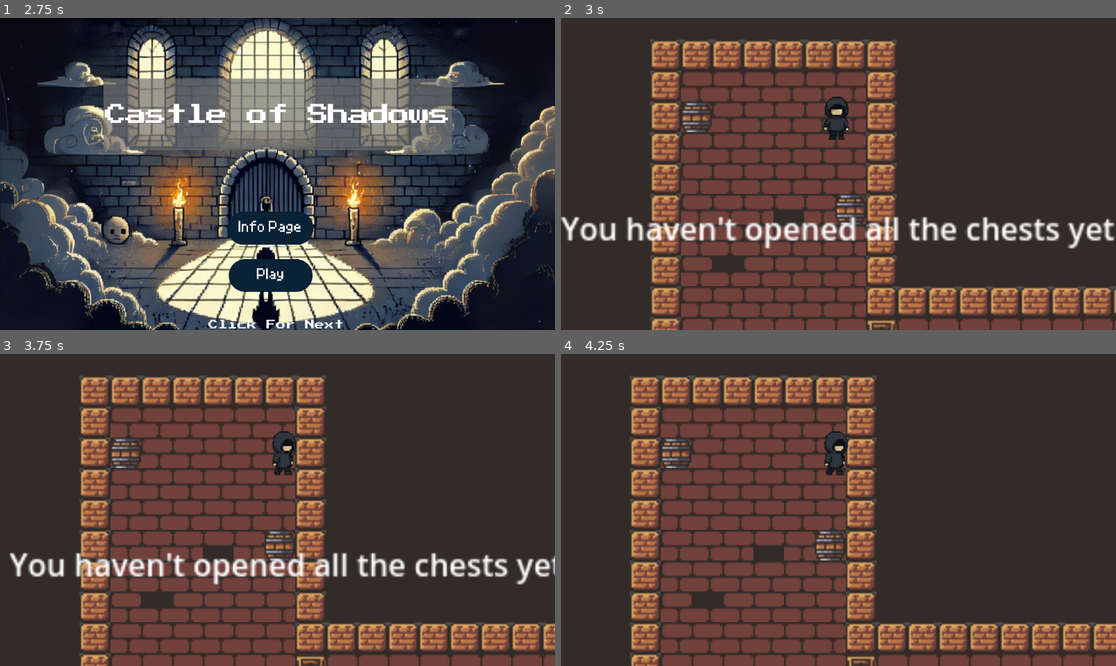
Above: before the commit, frames 1-4 (two rows, left to right).
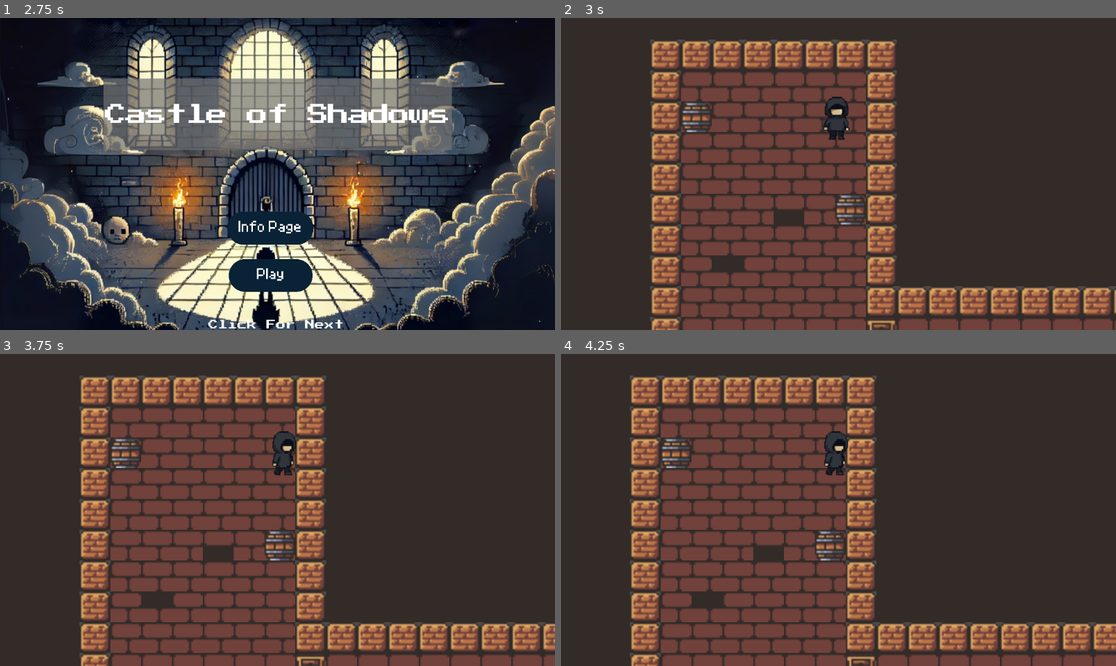
Above: after the commit, the same moments.

Repository: dreamtraveller1314/Castle-of-Shadows
Game: Godot game, scene res://front/front.tscn
Same seed, same stepped clock (60 frames per second), same inputs: the game is played once before the commit and once after it.
Inputs (mouse positions are in pixels of both pictures, inside the frame that each line leads up to):
- Up to frame 1 (2.75 s): click (283, 174) at 0.5 s; tap Enter at 1.25 s; hold Right (ui_right) 1.28-2.03 s; tap Space at 2 s; hold Down (ui_down) from 2.03 s (still down)
- Up to frame 2 (3 s): release Down (ui_down) at 2.75 s; click (832, 276) at 2.75 s
- Up to frame 3 (3.75 s): tap Enter at 3.5 s; hold Right (ui_right) from 3.53 s (still down)
- Up to frame 4 (4.25 s): keep holding Right (ui_right)

Frame 1 is identical in both runs. In frame 2, 4.0% of the frame differs, in the area x 0-100%, y 63-74%; in frame 3, 3.9%; in frame 4, nothing differs.

Commit message:
door fix

Diff:
--- a/level 1/door.gd
+++ b/level 1/door.gd
@@ -1,7 +1,10 @@
 extends Area2D
 var door = false
+var ready_to_check = false
 # Called when the node enters the scene tree for the first time.
 func _ready() -> void:
+	await get_tree().create_timer(0.5).timeout
+	ready_to_check = true
 	pass # Replace with function body.
 
 
@@ -11,9 +14,11 @@
 
 
 func _on_body_entered(body: Node2D) -> void:
-	if door == true:
+	if not ready_to_check:
+		return
+	elif door == true:
 		get_tree().change_scene_to_file("res://info_page/info_page.tscn")
-	elif door == false:
+	else:
 		get_parent().notdone()
 	pass # Replace with function body.
 
--- a/level 1/level_1.gd
+++ b/level 1/level_1.gd
@@ -26,6 +26,12 @@
 	},
 ]
 # Called when the node enters the scene tree for the first time.
+
+func notdone():
+	$player/Dialogue.visible = true
+	$player/Dialogue.text = "You haven't opened all the chests yet"
+	$Timer3.start()
+
 func _ready() -> void:
 	$player/Dialogue.visible = false
 	$player/LineEdit.visible = false
@@ -83,11 +89,6 @@
 	torch.visible = true
 	torch.scale = Vector2(3, 3)
 
-func notdone():
-	$player/Dialogue.text = "You haven't opened all the chests yet"
-	$player/Dialogue.visible = true
-	$Timer3.start()
-
 func _on_timer_3_timeout() -> void:
 	$player/Dialogue.visible = false
 	$Timer3.stop()
